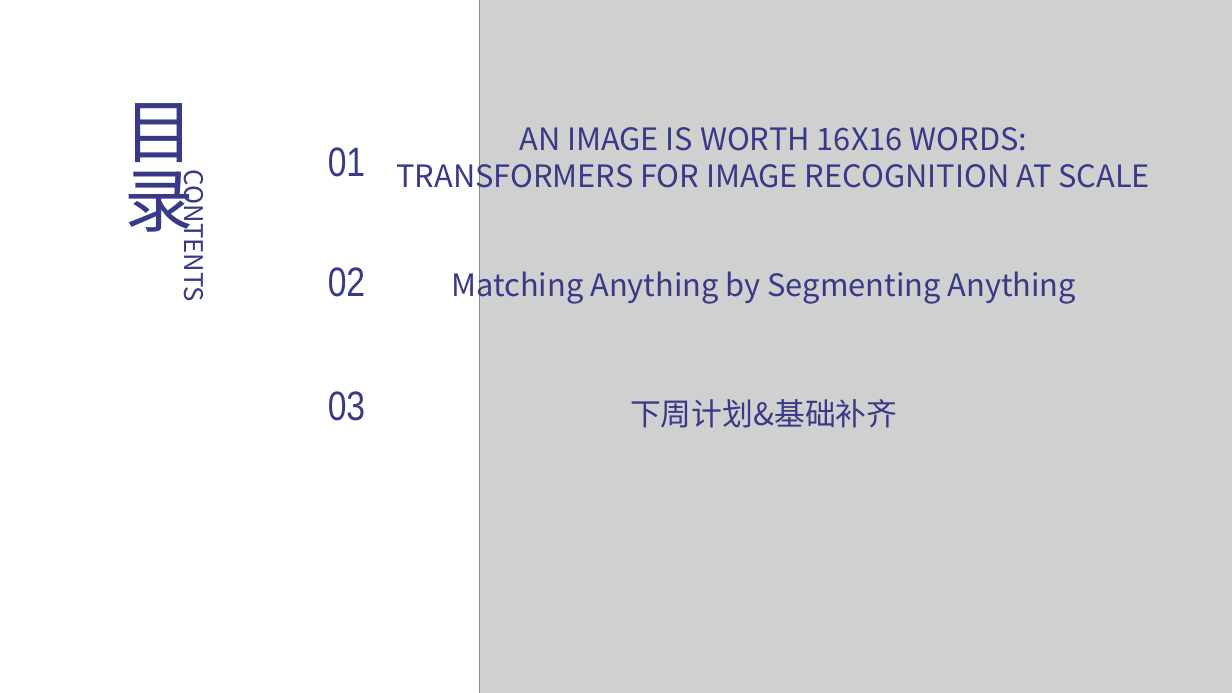
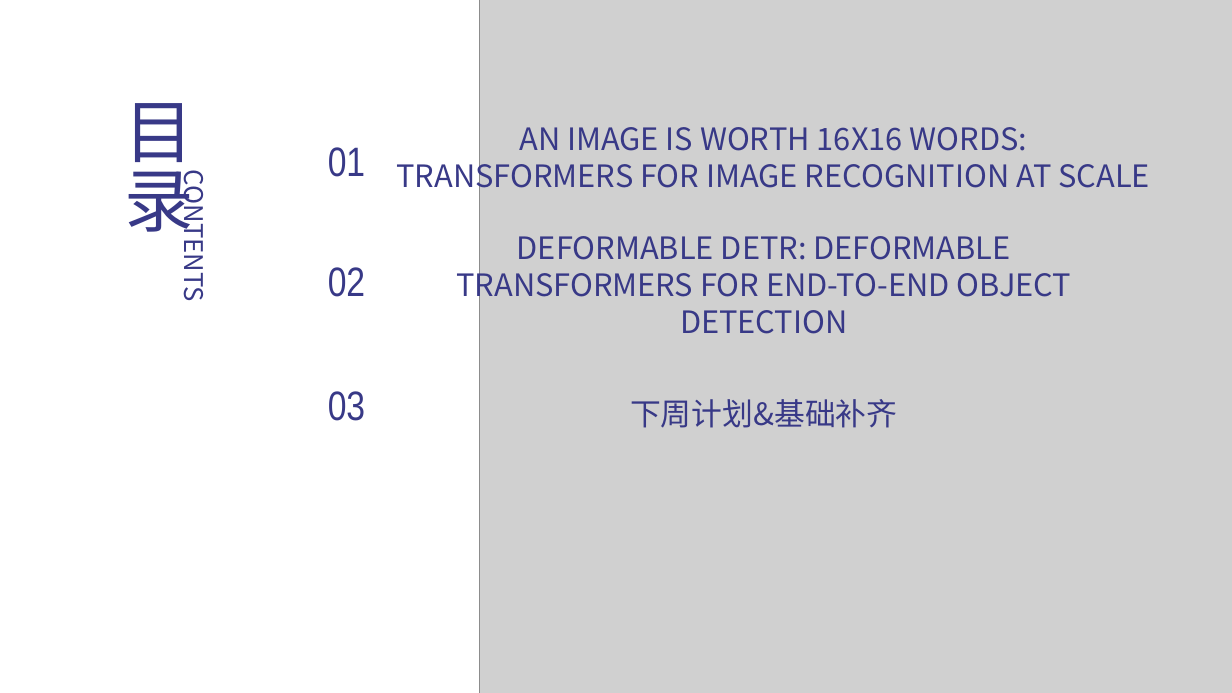
Before and after one commit to tj-messi/cv-computer-visual-tj, a slide deck: slide 2 of 0.组会记录/2024-10-17/report-2024-10-10.pptx. Drawn at 1232x693 pixels with LibreOffice and Linux fonts; fonts in the diff are those of the drawing; grey boxes stand for pictures. Boxes give left, top, right and bottom in pixels: in the first picture for what was removed or moved away, otherwise in the second. Text is boxed around its words. In the diff, an @@ line names an element or a change of style, - is before the commit and + after.

```diff
--- a/0.组会记录/2024-10-17/report-2024-10-10.pptx
+++ b/0.组会记录/2024-10-17/report-2024-10-10.pptx
@@ text at [456,236,1072,334]: text changed @@
-Matching Anything by Segmenting Anything
+DEFORMABLE DETR: DEFORMABLE TRANSFORMERS FOR END-TO-END OBJECT DETECTION
```
Also in this commit, not shown: 2 other slides changed, 1 slide added, 1 other file.
